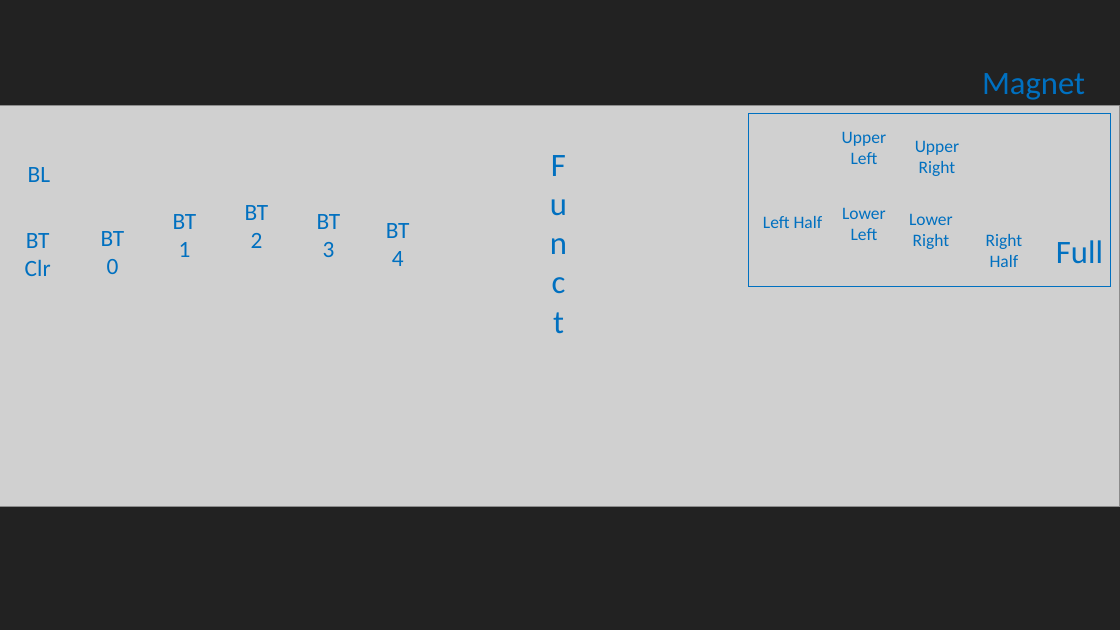
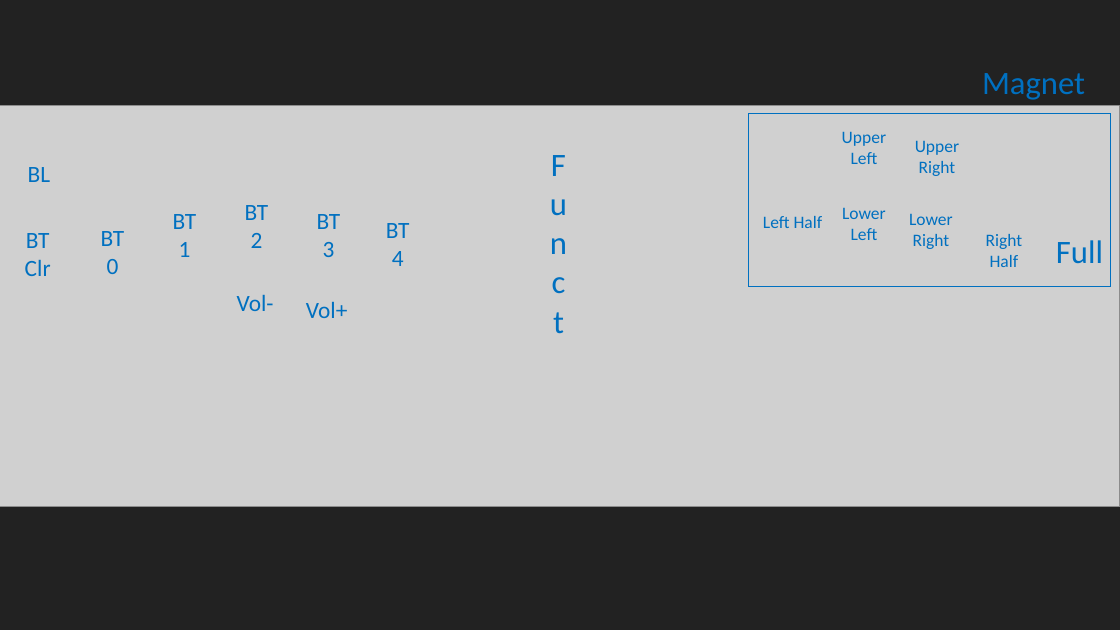
Before and after one commit to KarasVladyslav/ZMK_branch, a slide deck: slide 4 of crkbd layout.pptx. Drawn at 1120x630 pixels with LibreOffice and Linux fonts; fonts in the diff are those of the drawing; grey boxes stand for pictures. Boxes give left, top, right and bottom in pixels: in the first picture for what was removed or moved away, otherwise in the second. Text is boxed around its words. In the diff, an @@ line names an element or a change of style, - is before the commit and + after.

```diff
--- a/crkbd layout.pptx
+++ b/crkbd layout.pptx
@@ text added at (237,294,274,311), 20 pt, text #0070C0 @@
+Vol-
@@ text added at (306,301,348,318), 20 pt, text #0070C0 @@
+Vol+
```
Also in this commit, not shown: 1 other slide changed, 2 other files.
